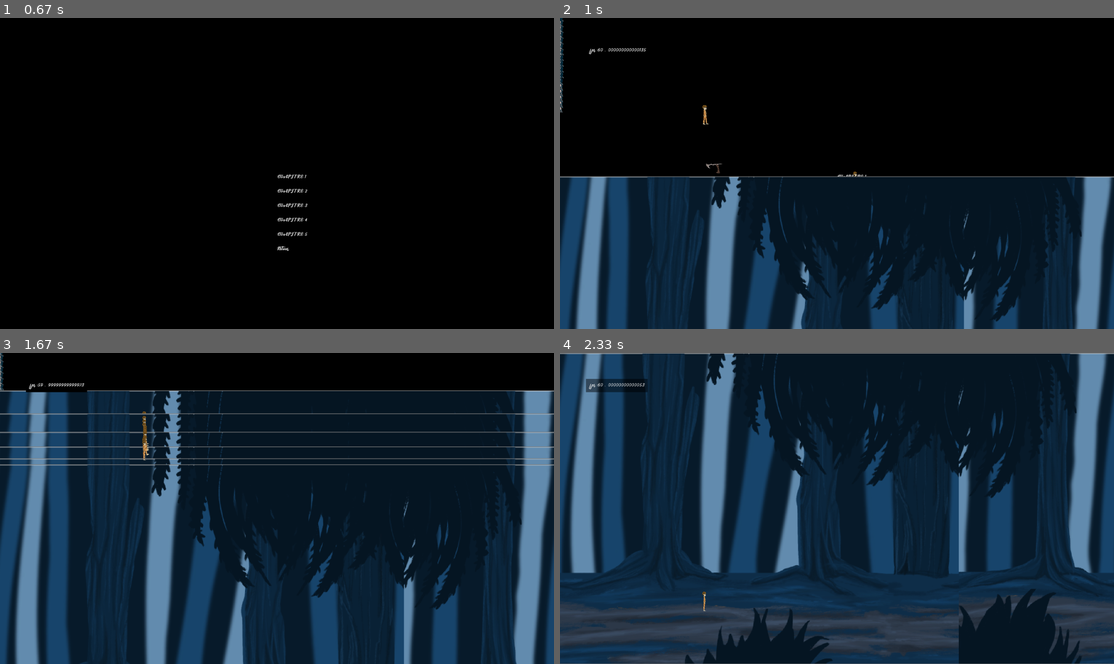
Above: before the commit, frames 1-4 (two rows, left to right).
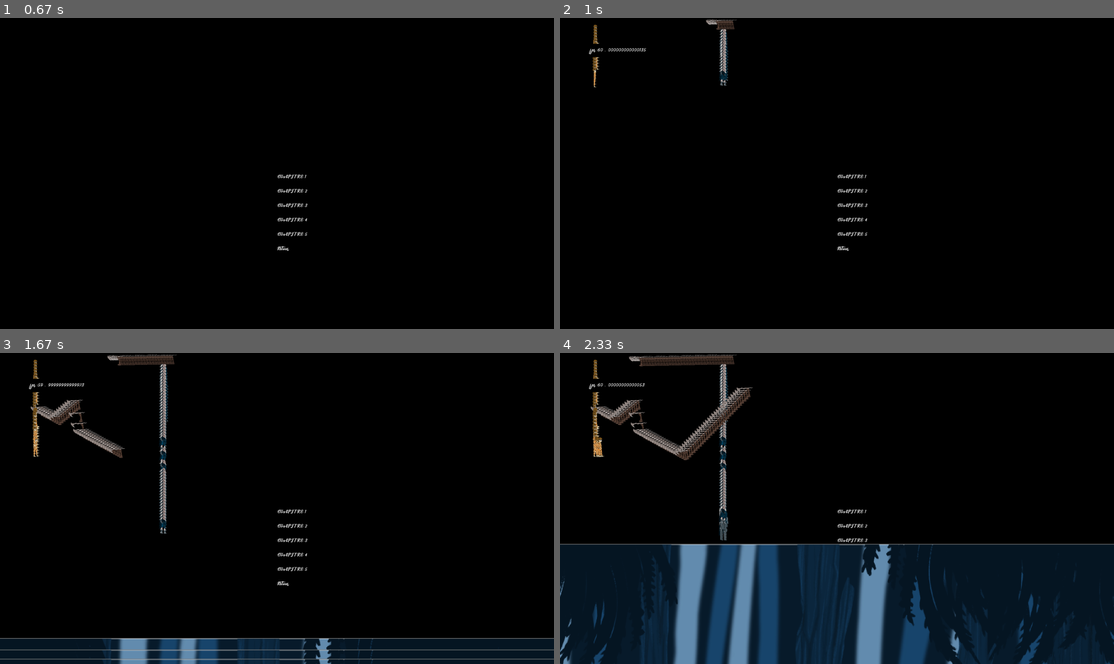
Above: after the commit, the same moments.

Repository: MomoCrash/gc-ministudio
Game: pygame game, started from main.py
Same seed, same stepped clock (60 frames per second), same inputs: the game is played once before the commit and once after it.
Inputs (mouse positions are in pixels of both pictures, inside the frame that each line leads up to):
- Up to frame 1 (0.67 s): tap Enter at 0.33 s
- Up to frame 2 (1 s): click "CHAPITRE 1" at 0.72 s
- Up to frame 3 (1.67 s): press the mouse at (282, 542) at 1.03 s; move the mouse to (282, 542) at 1.13 s; release the mouse at (277, 545) at 1.27 s; tap Space at 1.33 s
- Up to frame 4 (2.33 s): tap D at 1.67 s; click (1036, 483) at 2.05 s

Frame 1 is identical in both runs. In frame 2, 50% of the frame differs, in the area x 0-100%, y 0-100%; in frame 3, 85%; in frame 4, 87%.

Commit message:
1 bug / 2 résolu jvais me foutre en l'air

Diff:
--- a/entity.py
+++ b/entity.py
@@ -117,6 +117,7 @@
 
         self.spriteRenderer.draw( surface, camera, self.transform, self.FinishAnim )
 
+
     def UpdateArrow(self, dt):
         if self.arrow != None:
             total_distance_x = abs(self.arrow.transform.position.x - self.startpos)
@@ -132,11 +133,13 @@
     def DamageEnnemy(self, mob: Mob):
         if self.arrow != None:
             if self.arrow.getCollision(mob) and mob.shield == False:
+                print("b")
                 mob.isHit = True
                 self.arrow = None
                 self.enableThrow()
                 return
             if self.arrow.getCollision(mob) and mob.shield:
+                print("c")
                 self.arrow = None
                 mob.shield = False
                 self.enableThrow()
@@ -207,16 +210,16 @@
         collision: bool = False
         self.transform.position.y += self.velocity.y
         for mapObject in solidElements: collision = collision or self.getCollision( mapObject )
+        self.transform.position.y -= self.velocity.y
         if ( collision ) :
-            self.transform.position.y -= self.velocity.y
             self.velocity.y = 0
             self.isJumping = False
 
-    def Attack(self):
+    def Attack(self, camera: Vector2):
         if self.CanShoot:
             self.MousePos = pygame.mouse.get_pos()
-            self.arrow = GameObject(position=Vector2(self.transform.position.x , self.transform.position.y), spriteRef=SpritesRef.TOMAHAWK)#, anchor=Vector2(0.5, 0.5))
-            self.Vecteur_directeur = Vector2(self.MousePos[0] - self.transform.position.x, self.MousePos[1] - self.transform.position.y)
+            self.arrow = GameObject(position=Vector2(self.transform.position.x, self.transform.position.y), spriteRef=SpritesRef.TOMAHAWK)#, anchor=Vector2(0.5, 0.5))
+            self.Vecteur_directeur = Vector2(self.MousePos[0] - self.transform.position.x + camera.x, self.MousePos[1] - self.transform.position.y + camera.y)
             self.Vecteur_directeur.normalizeToSelf()
             self.CanShoot = False
             self.shoot_timer.start()
@@ -283,7 +286,7 @@
         self.isAttacking = False
         self.isHit = False
 
-    def movement( self, player: Player, dt ):
+    def movement( self, player: Player, dt, solidElements: list[GameObject]):
         if self.transform.position.distanceTo( player.transform.position ) < self.maximum_distance:
             if player.transform.position.x > self.transform.position.x:
                 self.velocity.x = +1
@@ -293,6 +296,23 @@
                 self.velocity.x = -1
                 self.transform.position.x += self.WalkSpeed * dt * self.velocity.x
                 self.isFacingRight = False
+
+        self.velocity.y = +9.81
+
+        collision: bool = False
+        self.transform.position.x += self.velocity.x
+        for mapObject in solidElements: collision = collision or self.getCollision(mapObject)
+        self.transform.position.x -= self.velocity.x
+        if (collision): self.velocity.x = 0
+
+        collisionvert: bool = False
+        self.transform.position.y += self.velocity.y
+        for mapObject in solidElements: collisionvert = collisionvert or self.getCollision( mapObject )
+        self.transform.position.y -= self.velocity.y
+        if ( collisionvert ) :
+            self.velocity.y = 0
+
+
 
     def DamagePlayer(self, player: Player):
         if self.hammer != None:
@@ -315,6 +335,8 @@
         self.disable_shield_timer.update(dt)
         self.timer_between_attack.update(dt)
 
+
+        self.transform.position += self.velocity
         if self.hammer != None:
             self.hammer.transform.position.x += self.Vecteur_directeur.x * self.ThrowSpeed * dt
             self.hammer.transform.position.y += self.Vecteur_directeur.y * self.ThrowSpeed * dt
@@ -387,13 +409,13 @@
     def enableThrow(self):
         self.CanThrow = True
 
-    def tryThrow( self, player: Player ):
+    def tryThrow( self, player: Player, camera: Vector2):
         if self.CanThrow == False:
             return
 
         if self.maximum_distance < self.transform.position.distanceTo( player.transform.position ) < self.maximum_throw_distance:
-            self.hammer = GameObject(position=Vector2(self.transform.position.x,self.transform.position.y))#, anchor=(0.5,0.5))
-            self.Vecteur_directeur = Vector2(player.transform.position.x - self.transform.position.x + player.GetWidth()//2, player.transform.position.y - self.transform.position.y + player.GetHeight()//2)
+            self.hammer = GameObject(position=Vector2(self.transform.position.x   ,self.transform.position.y  ))#, anchor=(0.5,0.5))
+            self.Vecteur_directeur = Vector2(player.transform.position.x - self.transform.position.x, player.transform.position.y - self.transform.position.y )
             self.Vecteur_directeur.normalizeToSelf()
             self.CanThrow = False
             self.shoot_timer.start()
@@ -401,7 +423,7 @@
 
 
 
-    def draw(self, window: pygame.Surface, player: Player):
+    def draw(self, window: pygame.Surface, player: Player, camera: Vector2):
         #pygame.draw.line(window, (255,255,255), (self.rect_transform.x + self.width // 2 ,self.rect_transform.y + self …(205 unchanged characters)…
         if self.hammer != None:
-            Assets.GetSprite(SpritesRef.TOMAHAWK).draw(window,self.hammer.transform.position,self.hammer.transform.scale)
+            Assets.GetSprite(SpritesRef.TOMAHAWK).draw(window,self.hammer.transform.position ,self.hammer.transform.scale)
--- a/game.py
+++ b/game.py
@@ -30,11 +30,11 @@
         self.clock = pygame.time.Clock()
 
         self.player = Player(
-                                position = Vector2( 1000, 500 ),
+                                position = Vector2( 100, 0 ),
                                 spriteDimensions = Vector2( 40, 80 )
                             )
         self.mob = Mob(
-            position=Vector2( 500, 500 ),
+            position=Vector2( 550, 0 ),
             spriteDimensions = Vector2( 40, 80 )
             )
         self.camera = Vector2( 0, 0 )
@@ -51,7 +51,7 @@
                 return False
             if event.type == pygame.MOUSEBUTTONDOWN:
                 if event.button == 1:
-                    self.player.Attack()
+                    self.player.Attack(self.camera)
                 if event.button == 3:
                     self.player.Defence()
                 if event.button == 2:
@@ -65,6 +65,7 @@
     def update(self):
         pass
 
+
     def update_camera(self):
         self.camera.x = self.player.transform.position.x - self.width // 4
         self.camera.y = self.player.transform.position.y - self.height // 4
@@ -72,10 +73,10 @@
         self.camera.x = max(0, min(self.camera.x, self.width))
         self.camera.y = max(0, min(self.camera.y, self.height))
 
+
     def update_graphics(self):
         for i, segment in enumerate(self.map.background_sprites):
-            self.surface.blit(segment.texture,
-                              (i * self.map.background_width - self.camera.x, self.height - self.camera.y))
+            self.surface.blit(segment.texture, (i * self.map.background_width - self.camera.x, self.height - self.camera.y))
 
         self.map.draw(self.screen, self.camera)
 
@@ -85,15 +86,15 @@
         self.update_camera()
 
         # Develop in progress
-        self.mob.movement(self.player, self.dt)
+        self.mob.movement(self.player, self.dt, self.map.colliders)
 
 
-        self.mob.tryThrow(self.player)
+        self.mob.tryThrow(self.player, self.camera)
         self.mob.tryAttack(self.player)
         self.mob.tryDefence(self.player)
         self.player.DamageEnnemy(self.mob)
         self.mob.update(self.dt, self.surface, self.camera, self.map.colliders)
-        self.mob.draw(self.surface, self.player)
+        self.mob.draw(self.surface, self.player, self.camera)
 
         self.player.DrawArrow(self.surface, self.camera)
 
--- a/gameobject.py
+++ b/gameobject.py
@@ -52,7 +52,7 @@
     def draw( self, surface: pygame.Surface, camera: Vector2, transform: Transform, callback = lambda: 0 ) -> None:
         """Draws the sprite / sprite sheet / rectangle into the given surface (except if alpha color is 0)"""
         if ( not self.isVisible ): return
-        if ( self.spriteSheetRef != None ): Assets.GetSpriteSheet( self.spriteSheetRef ).draw( pygame.time.get_ticks(), surface, transform.position - camera, self.dimensions * transform.scale )
+        if ( self.spriteSheetRef != None ): Assets.GetSpriteSheet( self.spriteSheetRef ).draw( pygame.time.get_ticks(), surface, transform.position - camera, self.dimensions * transform.scale, callback )
         elif ( self.spriteRef != None ): Assets.GetSprite( self.spriteRef ).draw( surface, transform.position - camera, self.dimensions * transform.scale )
         else:
             self.rect: pygame.Rect = pygame.Rect(transform.position.x - camera.x, transform.position.y - camera.y,
--- a/main.py
+++ b/main.py
@@ -15,7 +15,6 @@
     pygame.init()
     settings.GAME_FONT = pygame.font.Font("Assets/Font/Thunder.ttf", 21)
 
-
 if __name__ == '__main__':
     Assets.Init()
 
--- a/vector.py
+++ b/vector.py
@@ -20,7 +20,9 @@
         return self.scalarProduct( self )**0.5
 
     def normalizeToSelf( self ) -> None:
-        self /= self.norm()
+        n = self.norm()
+        self.x /= n
+        self.y /= n
 
     def normalizeToNew( self ) -> Vector2:
         return self / self.norm()
